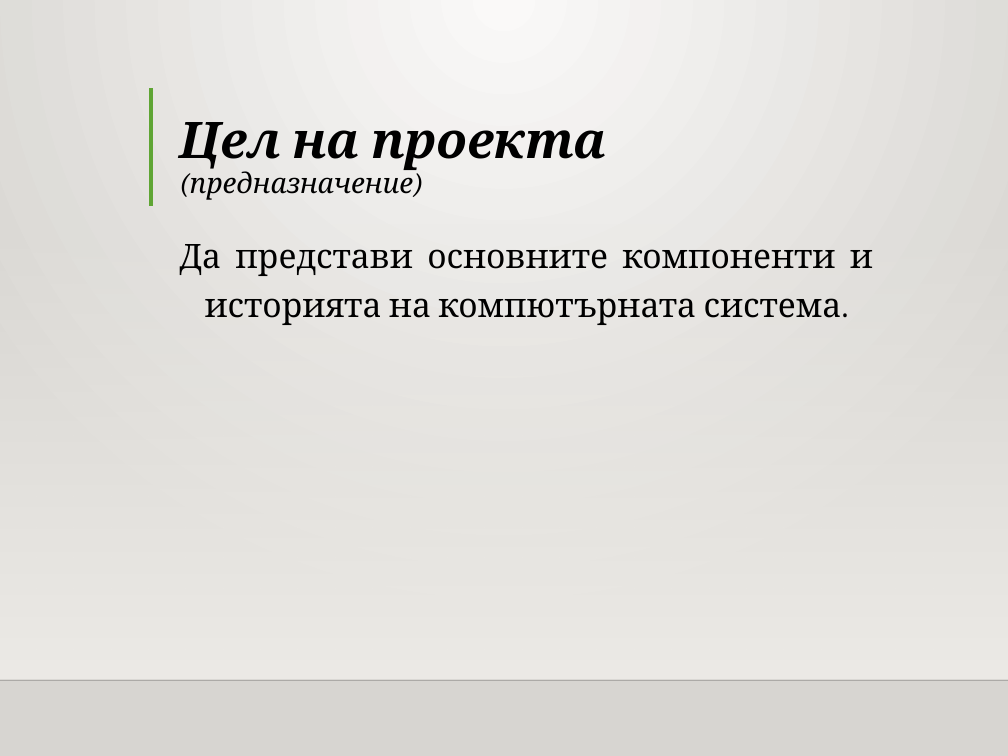
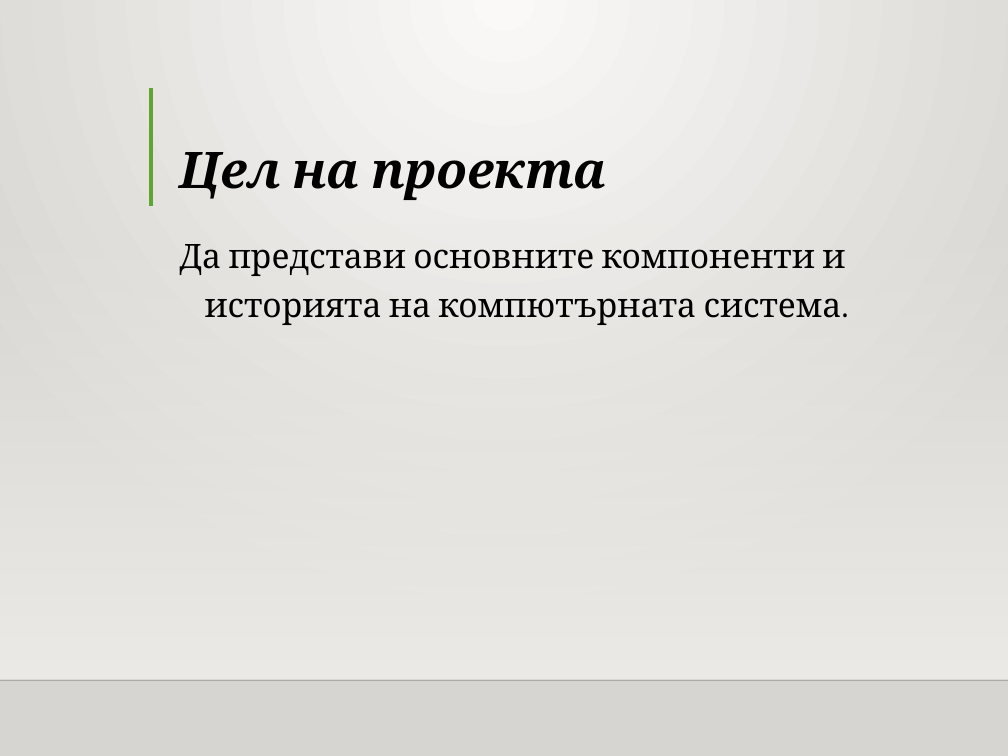
Before and after one commit to Foloundev/kompSistemaUchilishte, a slide deck: slide 2 of Predstaviane_na_proekt.pptx. Drawn at 1008x756 pixels with LibreOffice and Linux fonts; fonts in the diff are those of the drawing; background and template pictures are left out. Boxes give left, top, right and bottom in pixels: in the first picture for what was removed or moved away, otherwise in the second. Text is boxed around its words. In the diff, an @@ line names an element or a change of style, - is before the commit and + after.

```diff
--- a/Predstaviane_na_proekt.pptx
+++ b/Predstaviane_na_proekt.pptx
@@ title at <box>179,152,607,200</box>: text changed; size 20 to 36 pt; bold on @@
-Цел на проекта
-(предназначение)
+Цел на проекта
@@ text "Да представи основните компоненти и ..." at <box>179,244,845,325</box>: alignment justified to left @@
```
Also in this commit, not shown: 5 other slides changed, 11 other files.
